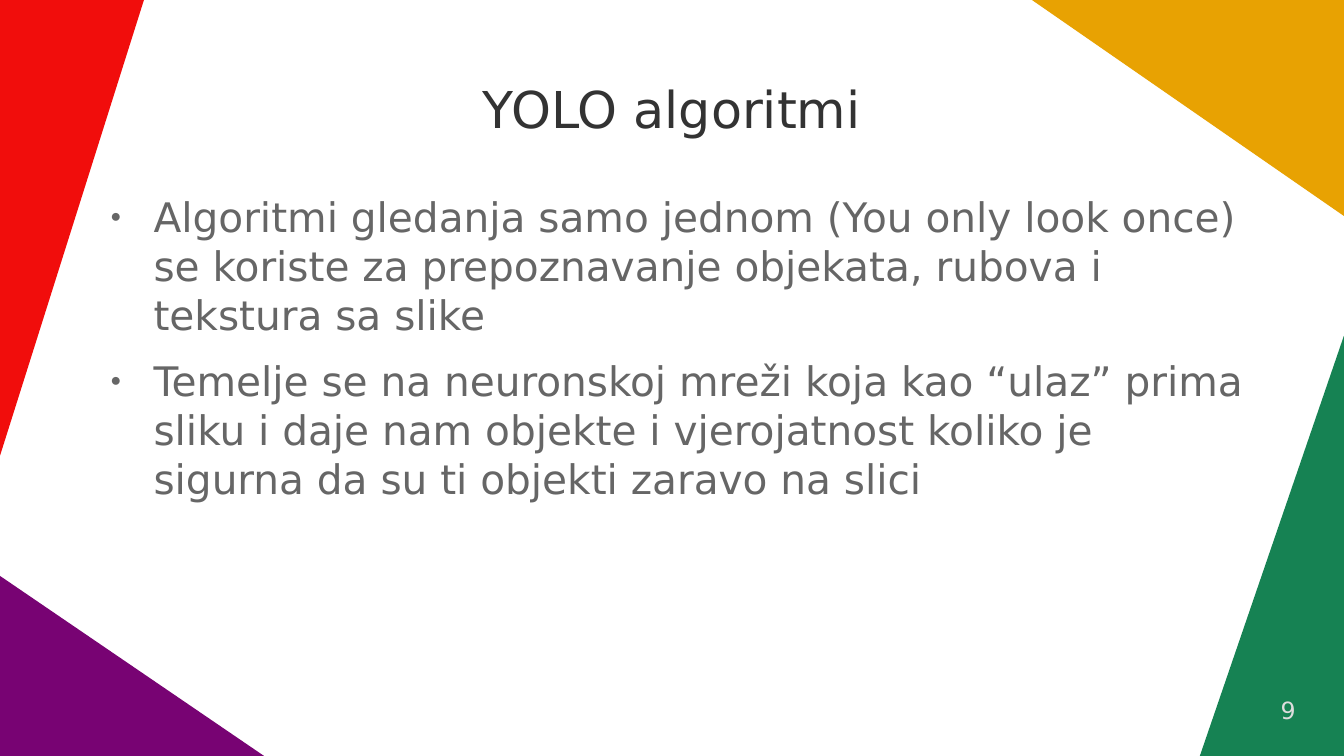
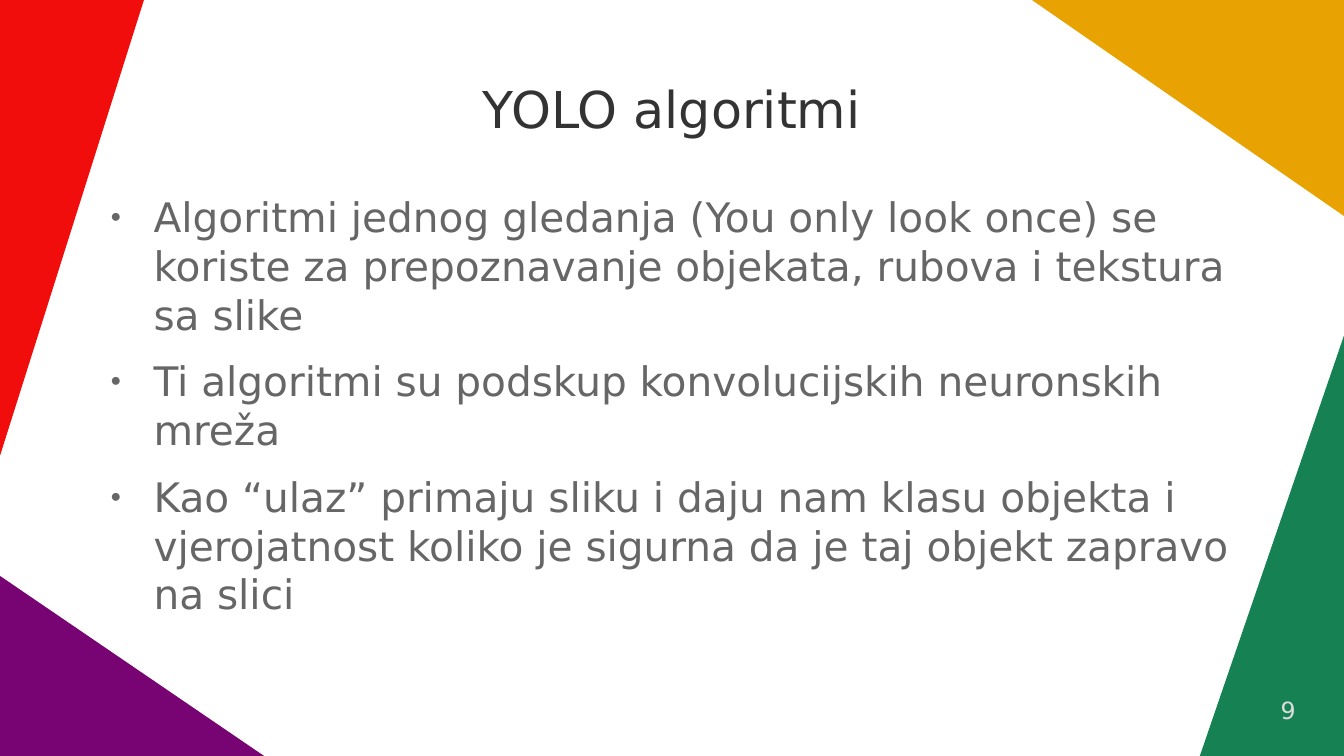
Before and after one commit to VidJoha/Seminar---CNN-i-YOLO-algoritmi, a slide deck: slide 9 of Konvolucijske neuralne mreže.odp. Drawn at 1344x756 pixels with LibreOffice and Linux fonts; fonts in the diff are those of the drawing. Boxes give left, top, right and bottom in pixels: in the first picture for what was removed or moved away, otherwise in the second. Text is boxed around its words. In the diff, an @@ line names an element or a change of style, - is before the commit and + after.

```diff
--- a/Konvolucijske neuralne mreže.odp
+++ b/Konvolucijske neuralne mreže.odp
@@ text at <box>154,201,1228,610</box>: text changed @@
-● Algoritmi gledanja samo jednom (You only look once) se koriste za prepoznavanje objekata, rubova i tekstura sa slike
-● Temelje se na neuronskoj mreži koja kao “ulaz” prima sliku i daje nam objekte i vjerojatnost koliko je sigurna da su ti objekti zaravo na slici
+● Algoritmi jednog gledanja (You only look once) se koriste za prepoznavanje objekata, rubova i tekstura sa slike
+● Ti algoritmi su podskup konvolucijskih neuronskih mreža
+● Kao “ulaz” primaju sliku i daju nam klasu objekta i vjerojatnost koliko je sigurna da je taj objekt zapravo na slici
```
Also in this commit, not shown: 8 other slides changed, 2 slides added, 2 slides removed, 1 other file.
